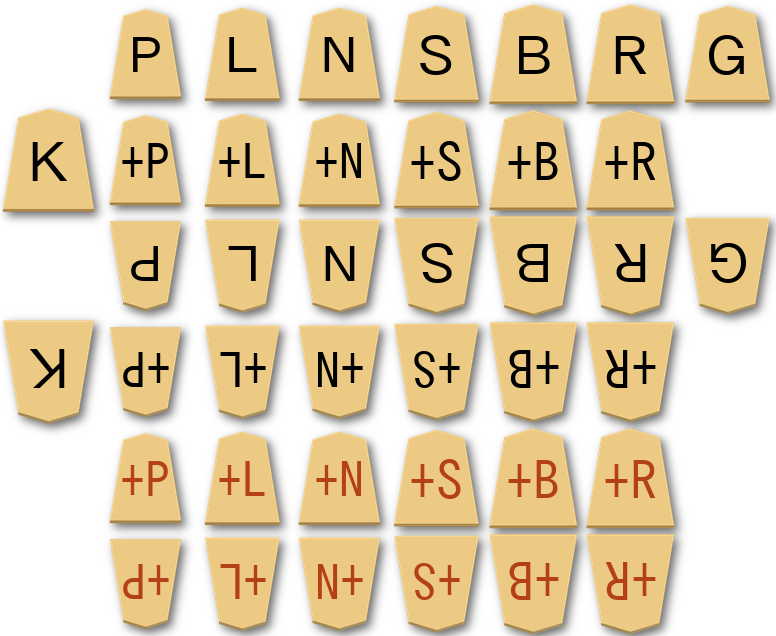
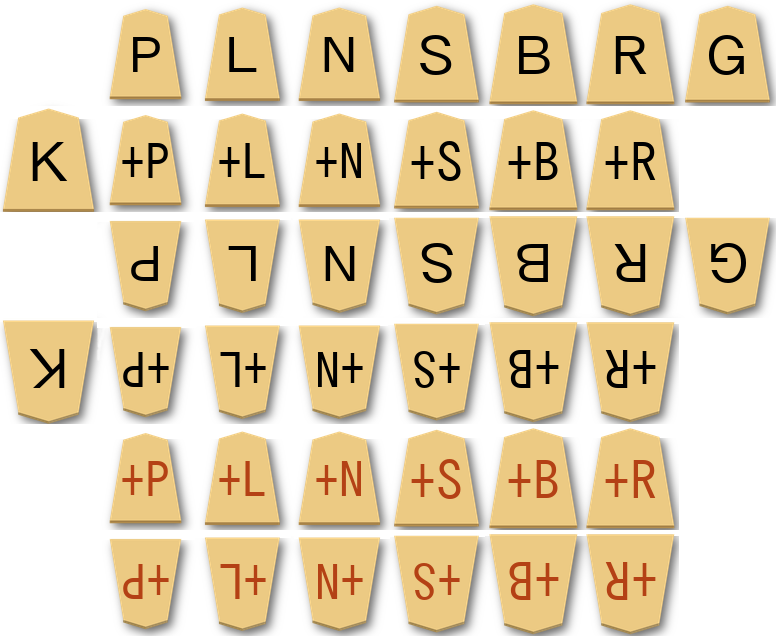
Before/after of a 776×636 layered artwork. What changed in the layer stack:
painted on "Drop Shadow" over [0, 106, 776, 592]
